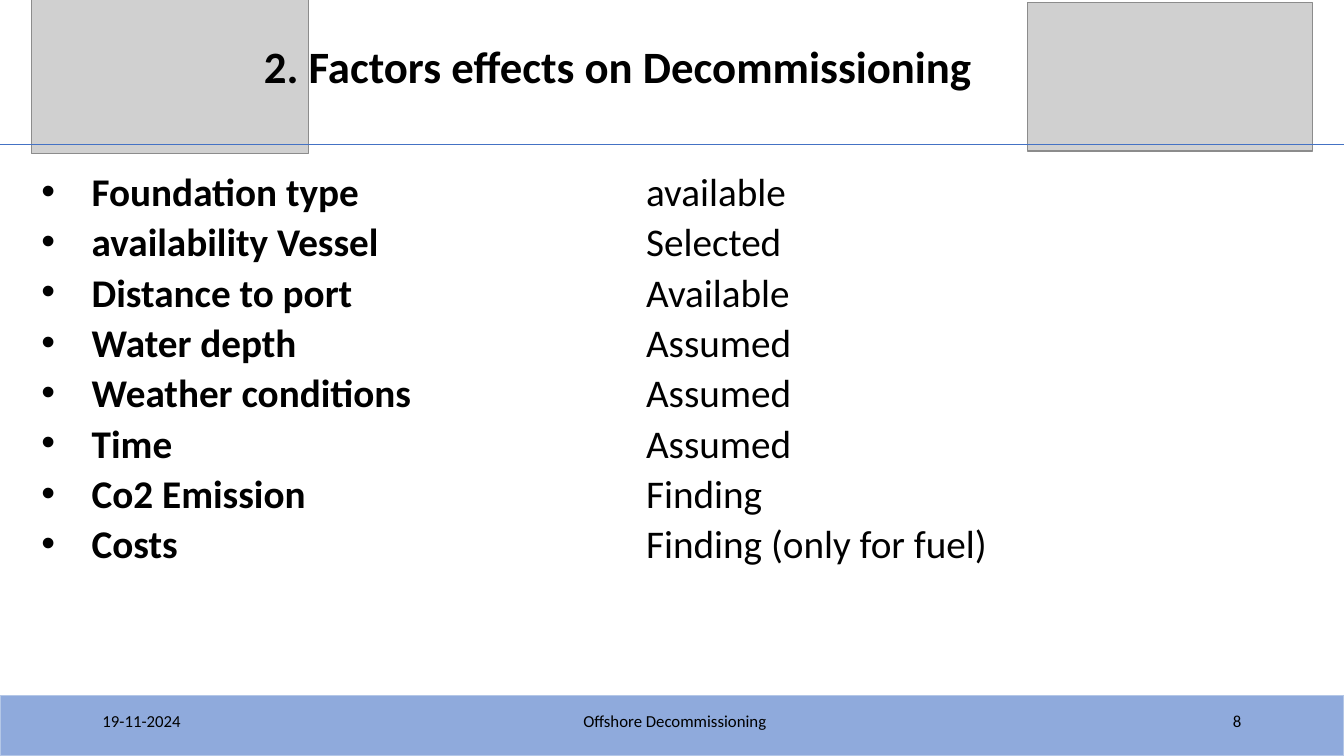
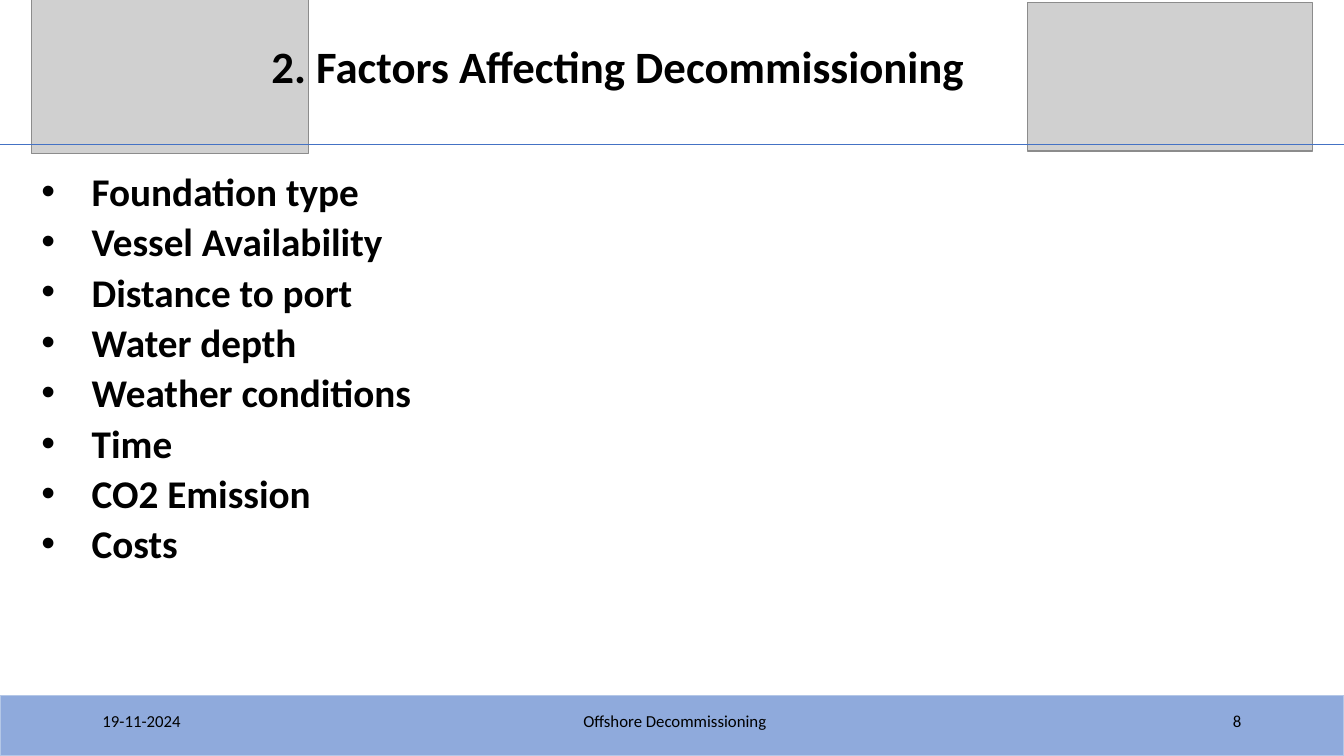
Before and after one commit to KSoni1505/Fraunhofer_IWES_Interview_Task_Offshore-Decommissioning, a slide deck: slide 8 of IWES/IWES_Task.pptx. Drawn at 1344x756 pixels with LibreOffice and Linux fonts; fonts in the diff are those of the drawing; grey boxes stand for pictures. Boxes give left, top, right and bottom in pixels: in the first picture for what was removed or moved away, otherwise in the second. Text is boxed around its words. In the diff, an @@ line names an element or a change of style, - is before the commit and + after.

```diff
--- a/IWES/IWES_Task.pptx
+++ b/IWES/IWES_Task.pptx
@@ text at box(271, 51, 963, 91): text changed @@
-2. Factors effects on Decommissioning
+2. Factors Affecting Decommissioning
@@ text at box(92, 178, 411, 559): text changed @@
-• Foundation type available
-• availability Vessel Selected
-• Distance to port Available
-• Water depth Assumed
-• Weather conditions Assumed
-• Time Assumed
-• Co2 Emission Finding
-• Costs Finding (only for fuel)
+• Foundation type
+• Vessel Availability
+• Distance to port
+• Water depth
+• Weather conditions
+• Time
+• CO2 Emission
+• Costs
```
Also in this commit, not shown: 4 other slides changed.
